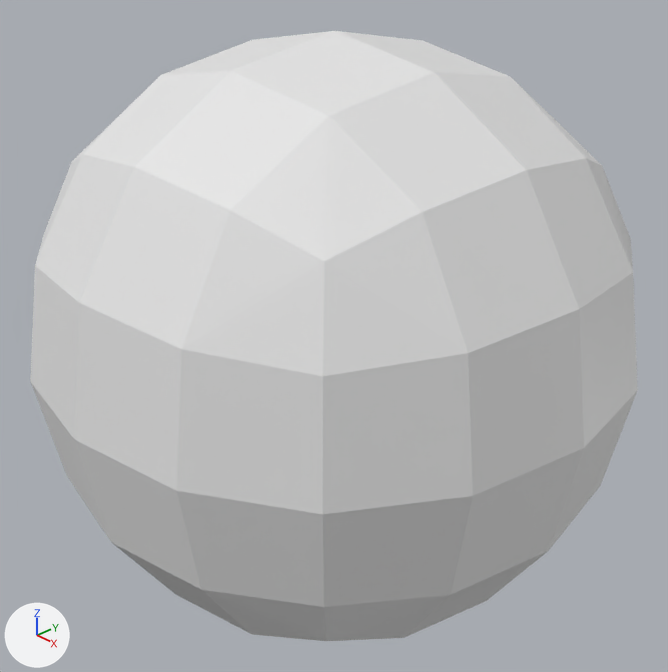
An edit to the Blender file models/sun.blend, drawn before and after from the same camera.
Both versions are drawn from a camera (50 mm lens) standing at (7.63, -7.2, 5.1) and looking at (0.01, -0.02, -0.04). The axes (+X, +Y, +Z) are drawn at lower left. The lights are the same throughout.

The scene before the commit, as lines of its bpy script (objects in view):
```python
mat_material = principled_material('Material')
mat_material.base_color = (0.8, 0.8, 0.8)  # white #e7e7e7
me_cube = bpy.data.meshes.new('Cube')
me_cube.from_pydata(...)  # 98 vertices, 192 faces; spans x -0.84..0.84, y -0.84..0.84, z -0.84..0.84
me_cube.materials.append(mat_material)  # white #e7e7e7
ob_cube = bpy.data.objects.new('Cube', me_cube)
ob_cube.location = (0.0, 0.0, 0.0)
ob_cube.scale = (4.33, 4.33, 4.33)
```
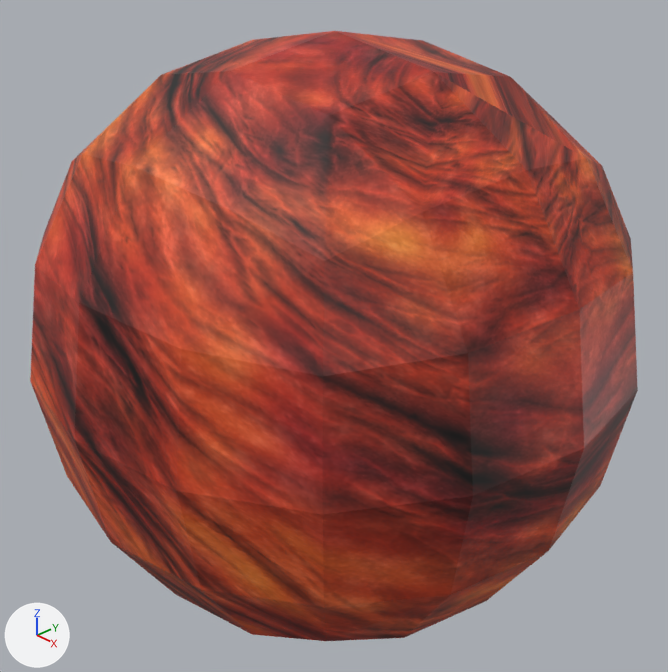
Pixel boxes [x1, y1, x2, y2] of what changed, in the pictures (668 x 672 px):
'Cube', surface changed (white to red): [30, 31, 638, 641] in both

The change in detail:
Picture 'sun.png' (img_sun_png) is new.
In material 'Material' (mat_material), base_color is no longer (0.8, 0.8, 0.8), white #e7e7e7.
In material 'Material' (mat_material), texture is now set to img_sun_png.
me_cube has 98 vertices, 192 faces and spans x -0.84..0.84, y -0.84..0.84, z -0.84..0.84.
me_cube is used by ob_cube; location (0.0, 0.0, 0.0); scale (4.33, 4.33, 4.33).
me_cube part 1: texture (UV) coordinates of 192 of 192 faces, centred in x -0.78..0.78, y -0.78..0.78, z -0.78..0.78, changed; they spanned u 0.0..1.0, v 0.0..0.76 and now span u 0.0..1.13, v 0.05..0.95.
